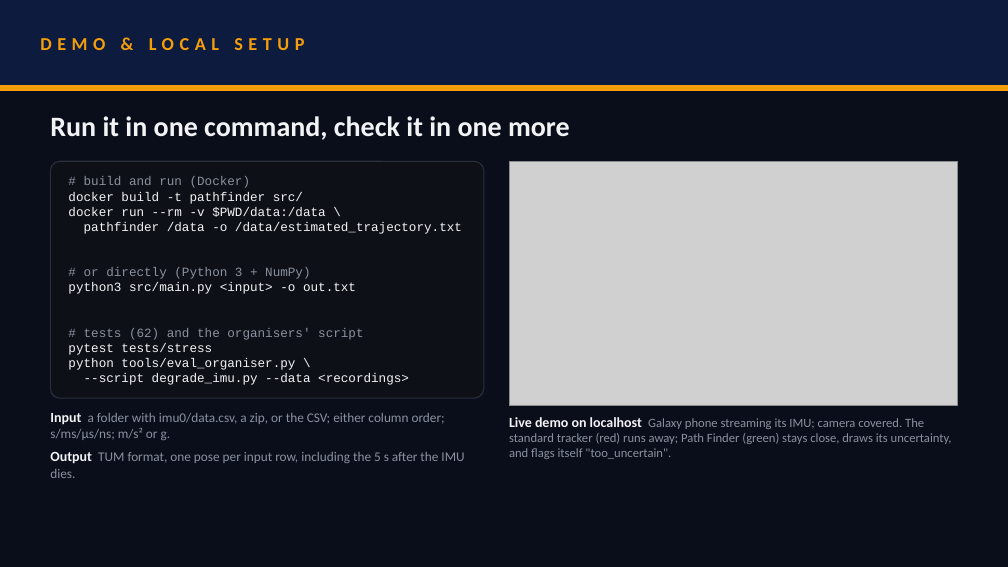
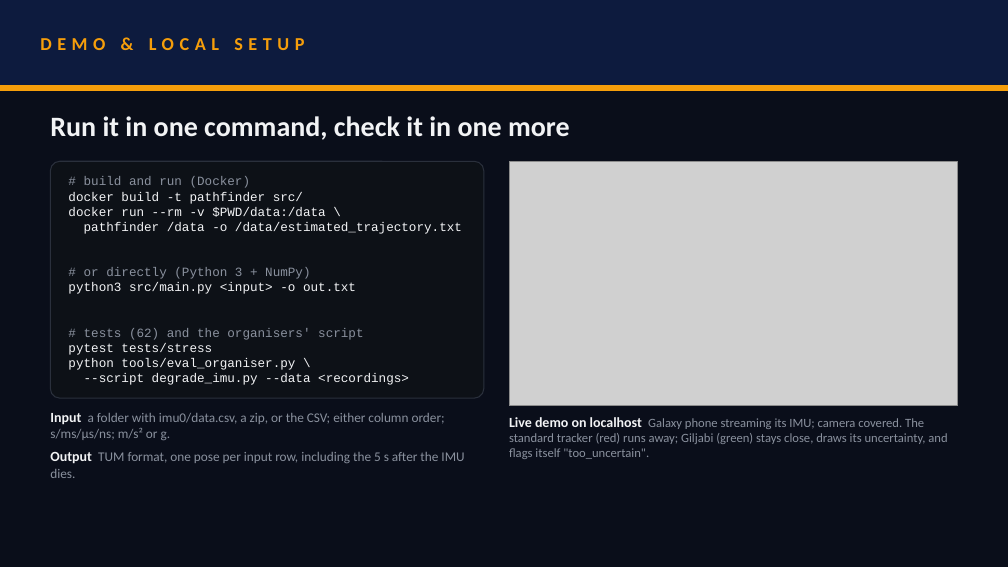
Before and after one commit to rehaanajani/pathfinder-xr, a slide deck: slide 7 of deck/SRMIST_CaliforniaBurrito.pptx. Drawn at 1008x567 pixels with LibreOffice and Linux fonts; fonts in the diff are those of the drawing; grey boxes stand for pictures. Boxes give left, top, right and bottom in pixels: in the first picture for what was removed or moved away, otherwise in the second. Text is boxed around its words. In the diff, an @@ line names an element or a change of style, - is before the commit and + after.

Commit message:
Made 길잡이 (Giljabi) the deck's title name, drawn as an image so it shows without a Korean font

```diff
--- a/deck/SRMIST_CaliforniaBurrito.pptx
+++ b/deck/SRMIST_CaliforniaBurrito.pptx
@@ text at [509, 417, 947, 459]: text changed @@
-Live demo on localhost Galaxy phone streaming its IMU; camera covered. The standard tracker (red) runs away; Path Finder (green) stays close, draws its uncertainty, and flags itself "too_uncertain".
+Live demo on localhost Galaxy phone streaming its IMU; camera covered. The standard tracker (red) runs away; Giljabi (green) stays close, draws its uncertainty, and flags itself "too_uncertain".
```
Also in this commit, not shown: 4 other slides changed, 2 other files.
